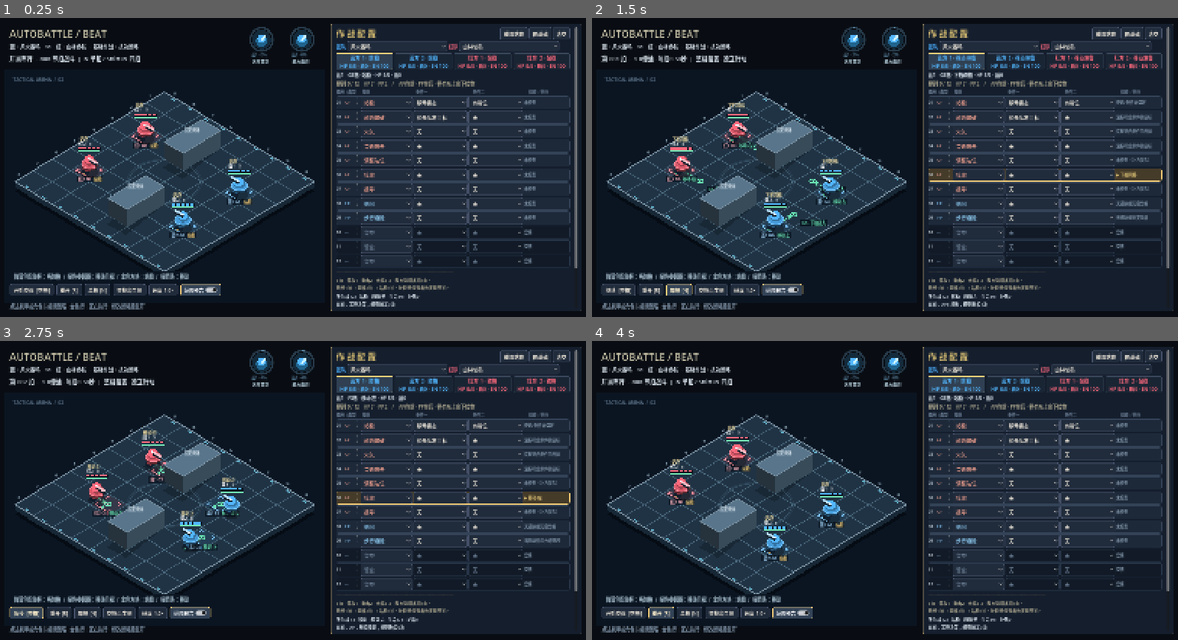
Above: before the commit, frames 1-4 (two rows, left to right).
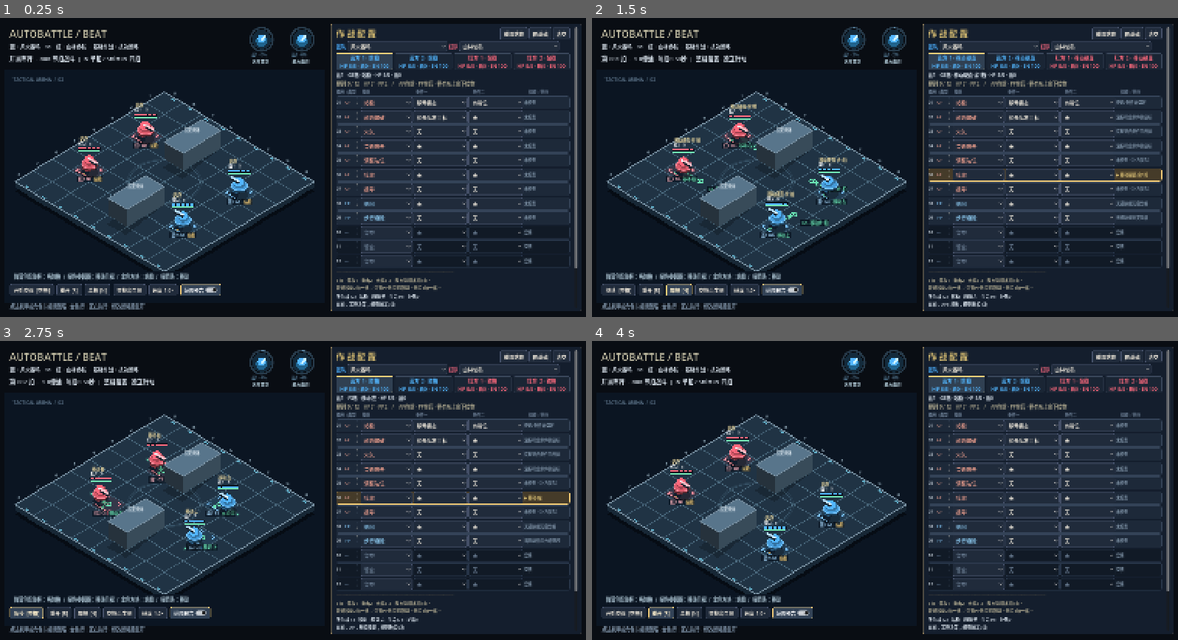
Above: after the commit, the same moments.

Repository: YuanTheouy/test-demo-autobattle
Game: Godot game, scene res://beat_arena.tscn
The game is run twice, just before and just after one commit, with the same random seed, the same clock (stepped at 60 frames per second) and the same inputs.
Inputs:
- Up to frame 1 (0.25 s): no input
- Up to frame 2 (1.5 s): click "重开 [R]" at 0.5 s; click "单拍 [N]" at 1.25 s
- Up to frame 3 (2.75 s): click "继续 [空格]" at 2 s
- Up to frame 4 (4 s): click "暂停 [空格]" at 2.75 s; click "重开 [R]" at 3.5 s

The runs differ from the first frame. In frame 1, 0.2% of the frame differs, in the area x 57-77%, y 89-91%; in frame 2, 1.6%, in the area x 13-96%, y 12-91%; in frame 3, 1.4%; in frame 4, 0.2%.

Commit message:
普通移动改为两拍硬直，仅允许一拍PP侧闪取消

Diff:
--- a/reports/beat-validation.json
+++ b/reports/beat-validation.json
@@ -163,8 +163,8 @@
 	"beat_seconds": 0.25,
 	"checks": [
 		"continuous presentation: movement/settling/collision/dodge, exact endpoints, no snapshot mutation, pause/step, frame-rate independence",
-		"T0 standing / T1 prepare / T2 adjacent cell / T3 standing",
-		"one-beat momentum crossing; turning needs preparation; one selection per beat",
+		"T0 standing / T1 committed move / T2 adjacent cell / T3 explicit standing",
+		"ordinary movement always two beats; no same-direction acceleration or extra turning cost; one selection per action",
 		"high skills require standing; standing cannot cast on the same beat",
 		"low skill allowed while mobile; locked-cell impact; no AP on recovery completion beat",
 		"windup dodge refunds; release lock prevents dodge; recovery cancellation keeps cooldown and cost",
@@ -179,123 +179,130 @@
 	"default_real_beat_seconds": 0.5,
 	"matches": [
 		{
-			"beats": 240,
-			"final_hp": [
+			"beats": 126,
+			"final_hp": [
+				3,
 				2,
 				0,
-				0,
-				3
+				0
 			],
 			"opponent": 0,
-			"shots": 56,
-			"winner": -1
-		},
-		{
-			"beats": 240,
-			"final_hp": [
-				3,
+			"shots": 57,
+			"winner": 0
+		},
+		{
+			"beats": 180,
+			"final_hp": [
+				2,
+				4,
+				0,
+				0
+			],
+			"opponent": 1,
+			"shots": 69,
+			"winner": 0
+		},
+		{
+			"beats": 80,
+			"final_hp": [
+				5,
+				4,
+				0,
+				0
+			],
+			"opponent": 2,
+			"shots": 33,
+			"winner": 0
+		},
+		{
+			"beats": 113,
+			"final_hp": [
 				5,
 				3,
-				1
-			],
-			"opponent": 1,
-			"shots": 89,
-			"winner": -1
-		},
-		{
-			"beats": 240,
-			"final_hp": [
+				0,
+				0
+			],
+			"opponent": 3,
+			"shots": 47,
+			"winner": 0
+		},
+		{
+			"beats": 124,
+			"final_hp": [
+				3,
+				2,
+				0,
+				0
+			],
+			"opponent": 4,
+			"shots": 45,
+			"winner": 0
+		},
+		{
+			"beats": 112,
+			"final_hp": [
+				3,
 				4,
+				0,
+				0
+			],
+			"opponent": 5,
+			"shots": 47,
+			"winner": 0
+		},
+		{
+			"beats": 190,
+			"final_hp": [
 				1,
+				5,
+				0,
+				0
+			],
+			"opponent": 6,
+			"shots": 77,
+			"winner": 0
+		},
+		{
+			"beats": 56,
+			"final_hp": [
+				0,
+				0,
 				3,
 				1
 			],
-			"opponent": 2,
-			"shots": 100,
+			"opponent": 7,
+			"shots": 29,
+			"winner": 1
+		},
+		{
+			"beats": 240,
+			"final_hp": [
+				2,
+				3,
+				0,
+				2
+			],
+			"opponent": 8,
+			"shots": 94,
 			"winner": -1
-		},
-		{
-			"beats": 104,
-			"final_hp": [
-				4,
-				3,
-				0,
-				0
-			],
-			"opponent": 3,
-			"shots": 44,
-			"winner": 0
-		},
-		{
-			"beats": 147,
-			"final_hp": [
-				4,
-				3,
-				0,
-				0
-			],
-			"opponent": 4,
-			"shots": 54,
-			"winner": 0
-		},
-		{
-			"beats": 226,
-			"final_hp": [
-				1,
-				1,
-				0,
-				0
-			],
-			"opponent": 5,
-			"shots": 102,
-			"winner": 0
-		},
-		{
-			"beats": 198,
-			"final_hp": [
-				4,
-				4,
-				0,
-				0
-			],
-			"opponent": 6,
-			"shots": 77,
-			"winner": 0
-		},
-		{
-			"beats": 76,
-			"final_hp": [
-				0,
-				0,
-				2,
-				1
-			],
-			"opponent": 7,
-			"shots": 35,
-			"winner": 1
-		},
-		{
-			"beats": 169,
-			"final_hp": [
-				0,
-				0,
-				2,
-				3
-			],
-			"opponent": 8,
-			"shots": 64,
-			"winner": 1
 		}
 	],
 	"motion": [
 		"position and velocity continuous at beat boundaries",
-		"same-direction crossings keep 320 px/s without per-cell braking",
+		"two-beat crossings keep 160 logical px/s without per-cell braking",
 		"standing brakes within its own cell and ends at rest",
 		"movement guides show actual committed destinations",
 		"30/60/144 FPS and 0.5/1/2x agree on logic, position, velocity and beat phase"
 	],
+	"movement_lock": [
+		"stand/attack/turn AP cannot interrupt or start on the arrival beat",
+		"walking evade, guard, healing, protection and offensive PP cannot cancel movement",
+		"one-beat PP dodge cancels movement, costs 20, starts its CD and never resumes the old crossing",
+		"unaffordable, cooling or unsafe dodge leaves the original movement committed",
+		"slow adds one beat to walking but never to the one-beat dodge"
+	],
 	"occupancy": [
-		"markers follow logical cells at preparation and crossing beats, independent of body interpolation",
+		"markers remain in the source cell during the first move beat and switch on arrival, independent of body interpolation",
 		"standing/mobile pose is explicit, including attacking in mobile pose",
 		"shared cells keep separate stable bot labels; dead bots release markers"
 	],
@@ -306,7 +313,7 @@
 	],
 	"symmetry": [
 		{
-			"beats": 88,
+			"beats": 89,
 			"final": [
 				{
 					"cell": "(5, 3)",
@@ -382,7 +389,7 @@
 			"team_size": 2
 		},
 		{
-			"beats": 46,
+			"beats": 47,
 			"final": [
 				{
 					"cell": "(5, 3)",
@@ -458,7 +465,7 @@
 			"team_size": 2
 		},
 		{
-			"beats": 50,
+			"beats": 51,
 			"final": [
 				{
 					"cell": "(5, 3)",
--- a/scripts/beat_battle.gd
+++ b/scripts/beat_battle.gd
@@ -112,7 +112,7 @@
 
 func beat_help(skill: String) -> String:
 	if skill == "站稳": return "耗1拍，移动姿态恢复站稳；不跨格。高级技能必须先站稳。预设附加有射位条件，可排序、改条件或删除。"
-	if skill in Beat.MOVE or skill in ["向左移动", "向右移动", "向上移动", "向下移动"]: return "四邻格移动：起步或转向1拍，同方向跨格1拍。移动姿态可连续同向跨格；不自动站稳。每拍只执行一个动作。"
+	if skill in Beat.MOVE or skill in ["向左移动", "向右移动", "向上移动", "向下移动"]: return "普通移动2拍一格，同向、转向和起步耗时相同；期间只有PP侧闪可取消。减速时额外1拍；移动后不自动站稳。"
 	if skill == "侧闪": return "真实预警触发，1拍跨入安全相邻格，耗20精力。前摇取消退款，后摇取消不退款，释放硬直/碰撞中禁用；无安全格不触发。"
 	if skill == "回春": return "25精力；治疗1血，上限5血。自己或3格内队友刚受伤时触发；冷却32拍，后摇1拍。"
 	if skill == "灵木护佑": return "25精力；治疗1血并获得1盾，盾持续8拍。自己或3格内队友刚受伤时触发；冷却36拍，后摇1拍。"
@@ -230,7 +230,7 @@
 
 func action_state_label(u: Dictionary) -> String:
 	if not u.has("pose"): return u.phase
-	if u.mode == "移动准备": return "下拍跨格"
+	if u.mode == "移动硬直": return "移动硬直·余%d拍" % u.left
 	if u.mode == "碰撞": return "碰撞·待弹回"
 	if u.mode == "释放硬直": return "待释放%d拍" % u.left
 	if not u.mode.is_empty(): return "%s余%d拍" % [u.mode, u.left]
@@ -250,7 +250,7 @@
 	var u: Dictionary = units[editor_unit]
 	character_label.text = "%s%d · %s格 · %s · HP %d/%d · 盾%d" % ["蓝" if u.team == 0 else "红", u.member + 1, Beat.name_of(u.cell), action_state_label(u), u.hp, Beat.MAX_HP, u.shield]
 	info_label.text = "所在格 %s · %s · 趋势 %s · 生命%d/%d · 护盾%d\n本拍：%s；规则触发%d次\n%s\n精力 %d/100 · 公共CD剩%d拍\n%s" % [Beat.name_of( …(210 unchanged characters)…
-	skill_help.text = "5血 · 普攻1 · 重击2 · 大招2–3 · 敌方碰撞各扣1血。\n起步1拍 → 跨格1拍 → 站稳1拍。技能悬停查看伤害与节拍。"
+	skill_help.text = "5血 · 普攻1 · 重击2 · 大招2–3 · 敌方碰撞各扣1血。\n普通移动2拍一格；只有PP侧闪可取消。侧闪1拍一格。"
 	for uid in range(roster_buttons.size()):
 		var bot: Dictionary = units[uid]
 		roster_buttons[uid].text = "%s %d · %s\nHP %d/%d · 盾%d · EN %d" % ["蓝方" if uid < 2 else "红方", uid % 2 + 1, bot.phase if bot.hp > 0 else "倒下", bot.hp, Beat.MAX_HP, bot.shield, bot.energy]
@@ -286,25 +286,29 @@
 	get_tree().quit()
 
 func capture_animation_preview() -> void:
-	var sheet := Image.create(1780, 885, false, Image.FORMAT_RGBA8)
-	for row in range(3):
-		if row < 2:
+	var sheet := Image.create(1780, 1475, false, Image.FORMAT_RGBA8)
+	for row in range(5):
+		if row != 3:
 			beat_sim = preload("res://scripts/beat_validation.gd").fixture(self)
-			if row == 1:
+			if row == 2:
 				beat_sim.units[2].cell = Vector2i(4, 3)
 				beat_sim.units[2].p = Beat.center(Vector2i(4, 3))
 				beat_sim.loadouts[2].active = [["向左移动", "无", "无"]]
-			beat_sim.loadouts[0].active = [["向右移动", "无", "无"]]
+			if row == 4:
+				beat_sim.loadouts[0].reaction = [["侧闪", "无", "无"]]
+				preload("res://scripts/beat_validation.gd").warning(beat_sim, beat_sim.units[0].cell, 1)
+			else: beat_sim.loadouts[0].active = [["向右移动", "无", "无"]]
 			loadouts = beat_sim.loadouts
 			units.assign(beat_sim.units)
 			presentation.reset(units)
 			started = true
-			simulate(Beat.SECONDS)
-			advance_visuals(Beat.SECONDS)
+			if row in [1, 2]:
+				simulate(Beat.SECONDS)
+				advance_visuals(Beat.SECONDS)
 		simulate(Beat.SECONDS)
 		for column in range(4):
 			if column > 0: advance_visuals(Beat.SECONDS / 3.0)
-			animation_preview_caption = "%s  /  %.0f ms" % [["连续跨格", "碰撞接近", "弹回原格"][row], column * Beat.SECONDS / 3.0 * 1000.0]
+			animation_preview_caption = "%s / %.0f ms" % [["普通移动·第1拍", "普通移动·第2拍", "碰撞接近", "弹回原格", "PP侧闪·1拍一格"][row], column * Beat.SECONDS / 3.0 * 1000.0]
 			queue_redraw()
 			await RenderingServer.frame_post_draw
 			var frame := get_viewport().get_texture().get_image().get_region(Rect2i(20, 145, 890, 590))
--- a/scripts/beat_presentation.gd
+++ b/scripts/beat_presentation.gd
@@ -1,8 +1,7 @@
 extends RefCounted
 ## Render-only state. Never writes back to the combat snapshot.
 const DURATION := 0.25
-const CRUISE_SPEED := 80.0 / DURATION
-const PREPARATION_LEAN := 14.0
+const CRUISE_SPEED := 80.0 / (2.0 * DURATION)
 var tracks: Dictionary = {}
 var flights: Array = []
 var bursts: Array = []
@@ -14,7 +13,10 @@
 		var direction := Vector2(u.return_cell - u.cell)
 		if direction == Vector2.ZERO: direction = Vector2.RIGHT if u.team == 0 else Vector2.LEFT
 		return u.p + direction.normalized() * 30
-	return u.p + Vector2(u.trend) * PREPARATION_LEAN if u.pose == "移动" else u.p
+	if u.mode == "移动硬直":
+		var progress: float = float(u.move_total - u.left) / u.move_total
+		return Vector2((Vector2(u.move_origin) + Vector2.ONE * 0.5) * 80).lerp(u.action_goal, progress)
+	return u.p
 
 func reset(units: Array) -> void:
 	tracks.clear()
@@ -44,7 +46,7 @@
 
 func movement_guide(old: Dictionary, u: Dictionary) -> Dictionary:
 	if u.mode == "碰撞": return {"from": destination(u), "to": (Vector2(u.return_cell) + Vector2.ONE * 0.5) * 80, "text": "下拍弹回", "bounce": true}
-	if u.mode in ["移动准备", "减速等待"]: return {"from": u.p, "to": u.action_goal if u.mode == "移动准备" else (Vector2(u.move_delay_target) + Vector2.ONE * 0.5) * 80, "text": "下拍进入", "bounce": false}
+	if u.mode == "移动硬直": return {"from": u.p, "to": u.action_goal, "text": "移动余%d拍" % u.left, "bounce": false}
 	if u.phase in ["跨格", "侧闪跨格", "弹回"] and old.cell != u.cell:
 		return {"from": old.p, "to": u.p, "text": "侧闪" if u.phase == "侧闪跨格" else ("弹回" if u.phase == "弹回" else "跨格"), "bounce": u.phase == "弹回"}
 	return {}
@@ -70,8 +72,8 @@
 		track.age = 0.0
 		track.v0 = v.limit_length(CRUISE_SPEED * 1.5)
 		track.v1 = Vector2.ZERO
-		if u.phase == "跨格": track.v1 = Vector2(u.trend) * CRUISE_SPEED
-		elif u.mode == "移动准备": track.v1 = Vector2(u.trend) * (2.0 * PREPARATION_LEAN / DURATION)
+		if u.phase == "跨格" or u.mode == "移动硬直":
+			track.v1 = Vector2(u.trend) * (80.0 / (maxi(1, u.move_total) * DURATION))
 		track.guide = movement_guide(old, u)
 		track.dodge = u.phase == "侧闪跨格"
 		if u.phase == "释放硬直": track.flash = 0.18
--- a/scripts/beat_simulation.gd
+++ b/scripts/beat_simulation.gd
@@ -4,6 +4,7 @@
 const SIZE := 8
 const CELL_SIZE := 80.0
 const SECONDS := 0.25
+const MOVE_BEATS := 2
 const MAX_HP := 5
 const COLLISION_DAMAGE := 1
 const HEAL := 1
@@ -90,7 +91,9 @@
 		u.collision_at = Vector2i(-1, -1)
 		u.last_blocked = Vector2i(-1, -1)
 		u.blocked_until = 0
-		u.move_delay_target = Vector2i(-1, -1)
+		u.move_target = u.cell
+		u.move_origin = u.cell
+		u.move_total = MOVE_BEATS
 		u.phase = "站稳"
 		u.intent = "等待决策"
 		u.action_stage = ""
@@ -321,26 +324,34 @@
 
 func request_move(u: Dictionary, direction: Vector2i, proposals: Dictionary, immediate := false) -> bool:
 	if direction == Vector2i.ZERO or not legal(u.cell + direction): return false
-	if immediate or (u.pose == "移动" and u.trend == direction):
-		if not immediate and u.slow > 0 and u.move_delay_target != u.cell + direction:
-			u.move_delay_target = u.cell + direction
-			u.mode = "减速等待"
-			u.left = 1
-			u.phase = "减速等待"
-			return true
-		proposals[u.uid] = u.cell + direction
+	u.move_origin = u.cell
+	u.move_target = u.cell + direction
+	u.move_total = 1 if immediate else MOVE_BEATS + (1 if u.slow > 0 else 0)
+	u.pose = "移动"
+	u.trend = direction
+	u.action_goal = center(u.move_target)
+	if immediate:
+		# PP dodge commits exactly one adjacent-cell crossing this beat.
+		proposals[u.uid] = u.move_target
 		u.mode = ""
 		u.left = 0
-		u.move_delay_target = Vector2i(-1, -1)
-		u.phase = "侧闪跨格" if immediate else "跨格"
+		u.phase = "侧闪跨格"
 	else:
-		u.phase = "移动准备"
-		u.mode = "移动准备"
-		u.left = 1
-	u.pose = "移动"
-	u.trend = direction
-	u.action_goal = center(u.cell + direction)
+		# The selecting beat is the first beat of the move, for every direction.
+		u.mode = "移动硬直"
+		u.left = u.move_total - 1
+		u.phase = "移动硬直"
 	return true
+
+func advance_move(u: Dictionary, proposals: Dictionary) -> void:
+	u.left -= 1
+	if u.left > 0:
+		u.phase = "移动硬直"
+		return
+	proposals[u.uid] = u.move_target
+	u.mode = ""
+	u.left = 0
+	u.phase = "跨格"
 
 func threats(u: Dictionary, snapshot: Array, old_strikes: Array) -> Array:
 	var dangers: Array = []
@@ -380,6 +391,9 @@
 	u.paid = 0.0
 	u.left = 0
 	u.lock_cells = []
+	u.move_origin = u.cell
+	u.move_target = u.cell
+	u.move_total = MOVE_BEATS
 
 func start_attack(u: Dictionary, target: int, skill: String, target_cell: Vector2i) -> void:
 	u.attack_started = beat
@@ -630,7 +644,7 @@
 			if u.thorn_tick <= 0: damage[u.uid] += THORN_DAMAGE; u.thorn_tick += 2.0
 		u.shield_time = maxf(0, u.shield_time - SECONDS)
 		if u.shield_time <= 0: u.shield = 0
-		if u.mode in ["", "移动准备", "减速等待"]: u.energy = minf(100, u.energy + 12 * SECONDS)
+		if u.mode in ["", "移动硬直"]: u.energy = minf(100, u.energy + 12 * SECONDS)
 		if u.mode == "碰撞":
 			u.cell = u.return_cell
 			u.mode = ""
@@ -640,10 +654,9 @@
 			u.rule_slot = -1
 			continue
 		if try_pp(u, snapshot, old_strikes, proposals, supports): continue
-		if u.mode in ["移动准备", "减速等待"]:
-			u.mode = ""
-			u.frame_branch = "AP：继续移动"
-			request_move(u, u.trend, proposals)
+		if u.mode == "移动硬直":
+			u.frame_branch = ("PP" if u.rule_kind == "reaction" else "AP") + "：继续移动"
+			advance_move(u, proposals)
 			continue
 		if not u.mode.is_empty():
 			u.frame_branch = ("PP：" if u.rule_kind == "reaction" else "AP：") + u.mode
--- a/scripts/beat_validation.gd
+++ b/scripts/beat_validation.gd
@@ -37,18 +37,21 @@
 	sim.tick()
 	assert(sim.units[0].cell == start + Vector2i.LEFT and sim.units[0].pose == "站稳" and sim.units[0].trend == Vector2i.ZERO)
 	assert(sim.units[0].frame_triggers == 1)
-	report.checks.append("T0 standing / T1 prepare / T2 adjacent cell / T3 standing")
-
-	sim = fixture(game)
-	ap(sim, 0, "向右移动")
-	for tick in range(3): sim.tick()
-	assert(sim.units[0].cell == Vector2i(4, 3), "Keeping direction crosses a second cell on beat three")
+	report.checks.append("T0 standing / T1 committed move / T2 adjacent cell / T3 explicit standing")
+
+	sim = fixture(game)
+	ap(sim, 0, "向右移动")
+	for tick in range(4):
+		sim.tick()
+		assert(sim.units[0].cell == Vector2i(2 + (tick + 1) / 2, 3), "Every ordinary crossing consumes two beats, including consecutive moves")
+	assert(sim.units[0].cell == Vector2i(4, 3))
 	ap(sim, 0, "向上移动")
 	sim.tick()
-	assert(sim.units[0].cell == Vector2i(4, 3), "Turning consumes a preparation beat")
+	assert(sim.units[0].cell == Vector2i(4, 3) and sim.units[0].mode == "移动硬直")
 	sim.tick()
 	assert(sim.units[0].cell == Vector2i(4, 2))
-	report.checks.append("one-beat momentum crossing; turning needs preparation; one selection per beat")
+	report.checks.append("ordinary movement always two beats; no same-direction acceleration or extra turning cost; one selection per action")
+
 	sim = fixture(game)
 	sim.units[2].cell = Vector2i(4, 3)
 	sim.loadouts[0].active = [["站稳", "移动姿态", "无"], ["向右移动", "无", "无"]]
@@ -121,6 +124,12 @@
 	sim.units[1].pose = "移动"
 	sim.units[1].trend = Vector2i.RIGHT
 	ap(sim, 1, "向右移动")
+	sim.units[1].mode = "移动硬直"
+	sim.units[1].left = 1
+	sim.units[1].move_total = 2
+	sim.units[1].move_origin = Vector2i(1, 3)
+	sim.units[1].move_target = Vector2i(2, 3)
+	sim.units[1].action_goal = Beat.center(Vector2i(2, 3))
 	sim.tick()
 	assert(sim.units[0].cell == Vector2i(2, 3) and sim.units[2].cell == Vector2i(4, 3))
 	assert(sim.units[0].hp == 4 and sim.units[0].frame_triggers == 0)
@@ -247,12 +256,84 @@
 	report.checks.append("nine presets complete; speed independence; single beat stepping; deployment/edit persistence")
 	report.balance = preload("res://scripts/beat_balance_validation.gd").run(game)
 	report.telegraphs = preload("res://scripts/beat_telegraph_validation.gd").run(game)
+	report.movement_lock = validate_movement_lock(game)
 	report.motion = validate_motion(game)
 	report.playback_baseline = validate_playback_baseline(game)
 	report.occupancy = validate_occupancy(game)
 	var file := FileAccess.open("res://reports/beat-validation.json", FileAccess.WRITE)
 	file.store_string(JSON.stringify(report, "\t"))
-	print("BEAT PASSED: three-beat movement, momentum/turning, standing gate, AP/PP exclusivity, dodge refunds, collisions/return reservation, six symmetric cases, nine presets, playback and editor")
+	print("BEAT PASSED: two-beat committed movement, one-beat PP dodge, cancellation gates, standing gate, AP/PP exclusivity, refunds, collisions/return reservation, six symmetric cases, nine presets, playback and editor")
+
+static func validate_movement_lock(game) -> Array:
+	var checks: Array = []
+	# Changing AP to stand, attack or turn cannot interrupt a committed crossing.
+	for replacement in ["站稳", "普通攻击", "向上移动"]:
+		var sim = fixture(game)
+		sim.units[2].cell = Vector2i(4, 3)
+		ap(sim, 0, "向右移动")
+		sim.tick()
+		assert(sim.units[0].mode == "移动硬直" and sim.units[0].left == 1 and sim.units[0].frame_triggers == 1)
+		ap(sim, 0, replacement)
+		sim.tick()
+		assert(sim.units[0].cell == Vector2i(3, 3) and sim.units[0].mode.is_empty() and sim.units[0].frame_triggers == 0 and sim.shots == 0)
+		sim.tick()
+		assert(sim.units[0].frame_triggers == 1, "New AP can start only on the beat after arrival")
+	checks.append("stand/attack/turn AP cannot interrupt or start on the arrival beat")
+	for skill in Beat.Tactics.REACTIONS + Beat.Tactics.BASIC_REACTIONS:
+		if skill in ["侧闪", "留空"]: continue
+		var sim = fixture(game)
+		ap(sim, 0, "向右移动")
+		sim.tick()
+		sim.loadouts[0].reaction = [[skill, "无", "无"]]
+		warning(sim, sim.units[0].cell, 2)
+		sim.tick()
+		assert(sim.units[0].cell == Vector2i(3, 3) and sim.units[0].frame_triggers == 0 and sim.units[0].trace_pp[0] == "当前动作只允许侧闪")
+	checks.append("walking evade, guard, healing, protection and offensive PP cannot cancel movement")
+	# Dodge redirects from the authoritative source cell and discards the old destination.
+	var sim = fixture(game)
+	ap(sim, 0, "向右移动")
+	sim.tick()
+	var old_goal: Vector2i = sim.units[0].move_target
+	sim.loadouts[0].reaction = [["侧闪", "无", "无"]]
+	warning(sim, Vector2i(2, 3), 2)
+	warning(sim, old_goal, 2)
+	sim.tick()
+	var escaped: Vector2i = sim.units[0].cell
+	assert(escaped != Vector2i(2, 3) and escaped != old_goal and Beat.distance(escaped, Vector2i(2, 3)) == 1)
+	assert(sim.units[0].mode.is_empty() and sim.units[0].phase == "侧闪跨格" and sim.units[0].energy == 80 and sim.units[0].hp == 5 and sim.units[0].frame_triggers == 1)
+	assert(sim.units[0].skill_cds["侧闪"] > 0 and sim.units[0].last_cancel.begins_with("移动硬直取消"))
+	sim.loadouts[0].active.clear()
+	sim.tick()
+	assert(sim.units[0].cell == escaped and sim.units[0].mode.is_empty(), "Cancelled movement must never resume its former destination")
+	checks.append("one-beat PP dodge cancels movement, costs 20, starts its CD and never resumes the old crossing")
+	for failure in ["energy", "cooldown", "no safe cell"]:
+		sim = fixture(game)
+		ap(sim, 0, "向右移动")
+		sim.tick()
+		sim.loadouts[0].reaction = [["侧闪", "无", "无"]]
+		if failure == "energy": sim.units[0].energy = 10
+		if failure == "cooldown": sim.units[0].skill_cds["侧闪"] = 2.0
+		warning(sim, sim.units[0].cell, 2)
+		if failure == "no safe cell":
+			for d in [Vector2i.LEFT, Vector2i.RIGHT, Vector2i.UP, Vector2i.DOWN]: warning(sim, sim.units[0].cell + d, 2)
+		sim.tick()
+		assert(sim.units[0].cell == Vector2i(3, 3) and sim.units[0].frame_triggers == 0 and sim.units[0].last_cancel.is_empty())
+	checks.append("unaffordable, cooling or unsafe dodge leaves the original movement committed")
+	# Slow preserves its existing one-extra-beat penalty; dodge remains one beat.
+	sim = fixture(game)
+	sim.units[0].slow = 2.5
+	ap(sim, 0, "向右移动")
+	for tick in range(3):
+		sim.tick()
+		assert(sim.units[0].cell == (Vector2i(2, 3) if tick < 2 else Vector2i(3, 3)))
+	sim = fixture(game)
+	sim.units[0].slow = 2.5
+	sim.loadouts[0].reaction = [["侧闪", "无", "无"]]
+	warning(sim, sim.units[0].cell, 1)
+	sim.tick()
+	assert(Beat.distance(sim.units[0].cell, Vector2i(2, 3)) == 1 and sim.units[0].frame_triggers == 1)
+	checks.append("slow adds one beat to walking but never to the one-beat dodge")
+	return checks
 
 static func validate_presentation(game) -> void:
 	var sim = fixture(game)
@@ -350,11 +431,11 @@
 		assert(display.position(sim.units[0]).is_equal_approx(p))
 		assert(display.velocity(sim.units[0]).is_equal_approx(v), "Beat boundaries must preserve velocity")
 		var guide: Dictionary = display.guide(sim.units[0])
-		var expected_target: Vector2 = Beat.center(sim.units[0].cell + Vector2i.RIGHT) if tick == 0 else sim.units[0].p
+		var expected_target: Vector2 = sim.units[0].action_goal if sim.units[0].mode == "移动硬直" else sim.units[0].p
 		assert(not guide.is_empty() and guide.to == expected_target)
 		for sample in range(20):
 			display.advance(Beat.SECONDS / 20)
-			if tick >= 2: assert(display.velocity(sim.units[0]).is_equal_approx(Vector2(320, 0)), "Consecutive same-direction crossings must not brake at each cell")
+			if tick >= 1: assert(display.velocity(sim.units[0]).is_equal_approx(Vector2(160, 0)), "Two-beat walking stays continuous at half the old cruise speed")
 		assert(display.position(sim.units[0]).is_equal_approx(display.destination(sim.units[0])))
 	# Braking remains inside the committed cell and finishes with zero velocity.
 	var before: Array = sim.units.duplicate(true)
@@ -390,7 +471,7 @@
 			assert(state[0] == expected[0] and state[1] == expected[1] and Vector2(state[2]).is_equal_approx(expected[2]) and Vector2(state[3]).is_equal_approx(expected[3]), "Render rate and playback speed must preserve the same combat and visual state")
 			assert(absf(game.presentation.beat_age - game.accumulator) < 0.00001, "Animation and combat must share the same clock")
 	game.reset_round()
-	return ["position and velocity continuous at beat boundaries", "same-direction crossings keep 320 px/s without per-cell braking", "standi …(182 unchanged characters)…
+	return ["position and velocity continuous at beat boundaries", "two-beat crossings keep 160 logical px/s without per-cell braking", "standi …(182 unchanged characters)…
 
 static func validate_playback_baseline(game) -> Array:
 	for setting in [[0.5, 1], [1.0, 2], [2.0, 4]]:
@@ -454,4 +535,4 @@
 	sim.units[1].hp = 0
 	assert(Markers.markers(sim.units).size() == 2)
 	game.reset_round()
-	return ["markers follow logical cells at preparation and crossing beats, independent of body interpolation", "standing/mobile pose is explicit, including attacking in mobile pose", "shared cells keep separate stable bot labels; dead bots release markers"]
+	return ["markers remain in the source cell during the first move beat and switch on arrival, independent of body interpolation", "standing/mobile pose is explicit, including attacking in mobile pose", "shared cells keep separate stable bot labels; dead bots release markers"]
Binary file changed: reports/beat-animation-preview.png
Binary file changed: reports/beat-preview.png
Not shown, changed: README.md
Not shown, changed: docs/beat-combat.md
